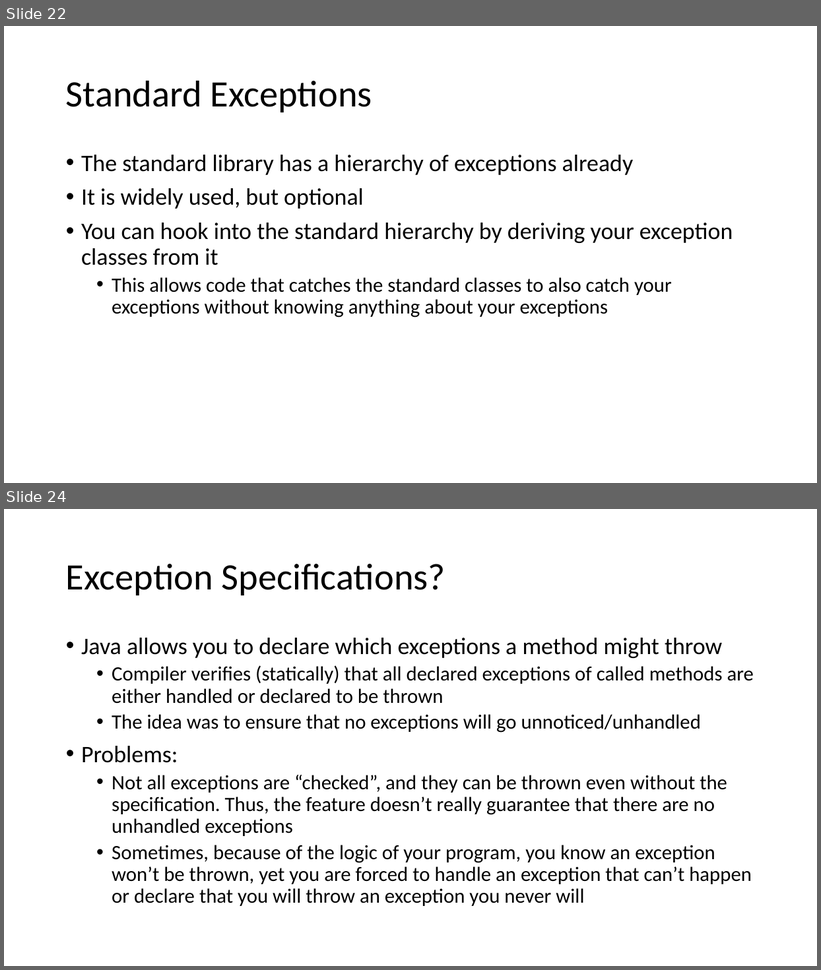
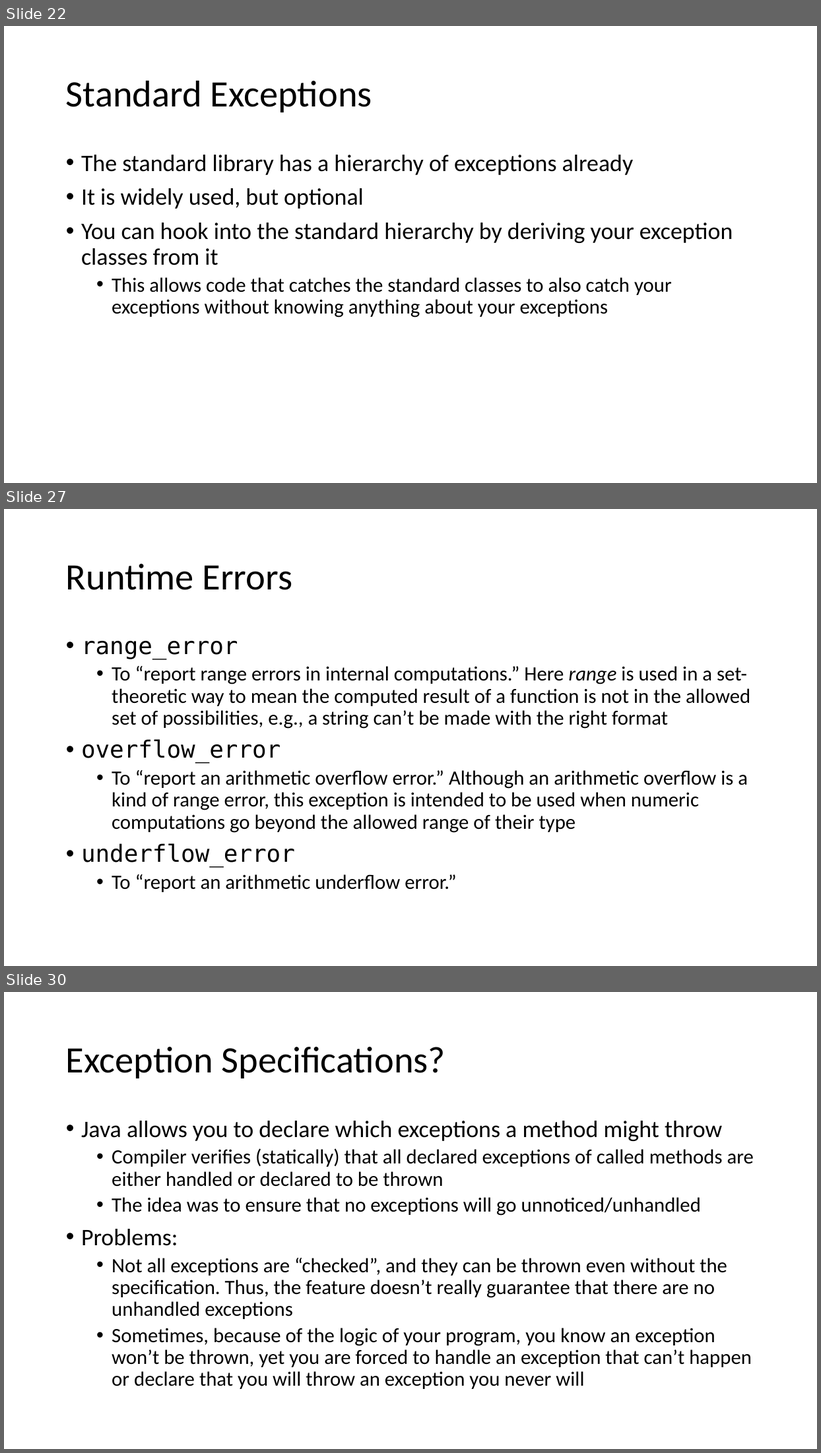
Before and after one commit to pchapin/cpp, a slide deck: Presentations/Exceptions.pptx. Shown one above the other, each under a label of ours: slides 22 and 24 before the commit, slides 22, 27 and 30 after it; the slides between them are not shown. The pictures are 821x970 and 821x1453 pixels, drawn with LibreOffice and Linux fonts; fonts in the diff are those of the drawing. Boxes give left, top, right and bottom in pixels: in the first picture for what was removed or moved away, otherwise in the second. Text is boxed around its words. In the diff, an @@ line names an element or a change of style, - is before the commit and + after.

Commit message:
More work on the Exceptions presentation.

```diff
--- a/Presentations/Exceptions.pptx
+++ b/Presentations/Exceptions.pptx
@@ slide 27 added at [4,509,817,966], background #FFFFFF @@
@@ title added at [66,564,293,590], 44 pt, text #000000 @@
+Runtime Errors
@@ text added at [81,641,750,892], 24 pt, text #000000 @@
+• range_error
+  • To “report range errors in internal computations.” Here range is used in a set-theoretic way to mean the computed result of a function is not in the allowed set of possibilities, e.g., a string can’t be made with the right format
+• overflow_error
+  • To “report an arithmetic overflow error.” Although an arithmetic overflow is a kind of range error, this exception is intended to be used when numeric computations go beyond the allowed range of their type
+• underflow_error
+  • To “report an arithmetic underflow error.”
@@ what was slide 24 is now slide 30 @@
```
Also in this commit, not shown: 6 slides changed, 5 other slides added.
